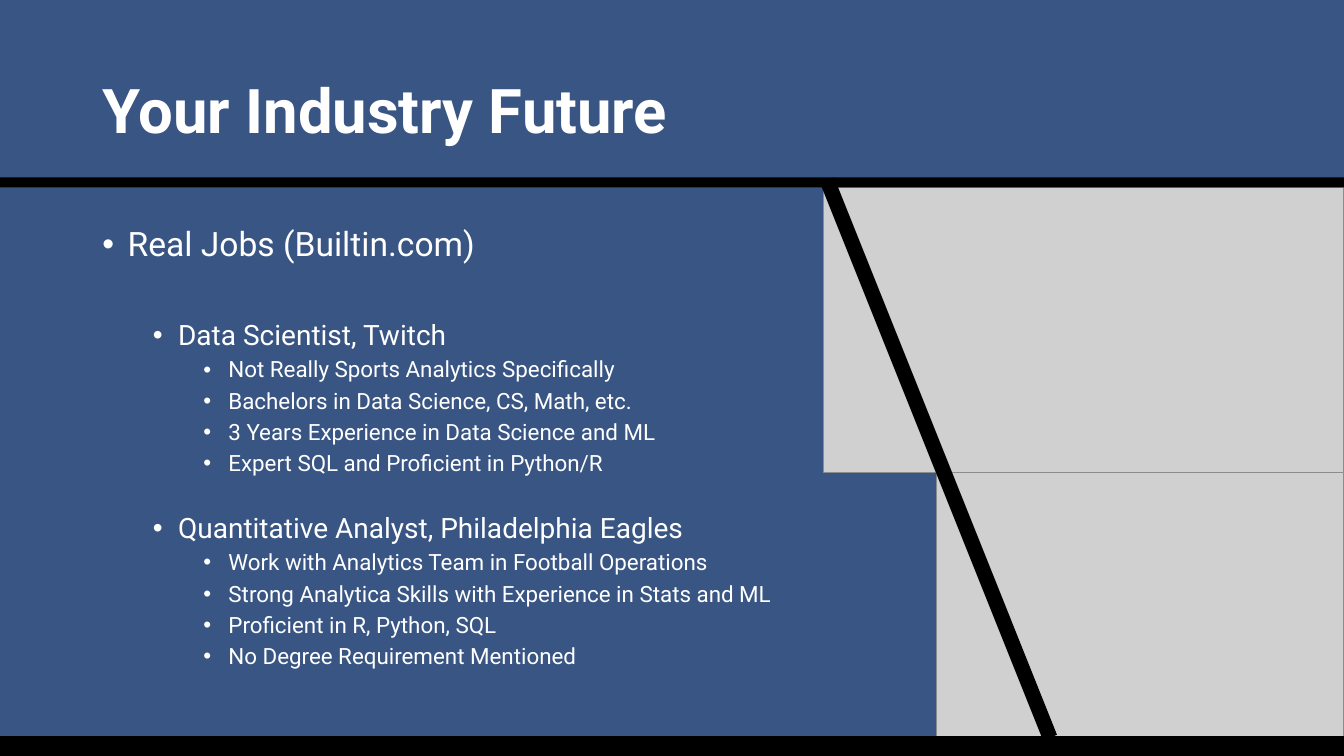
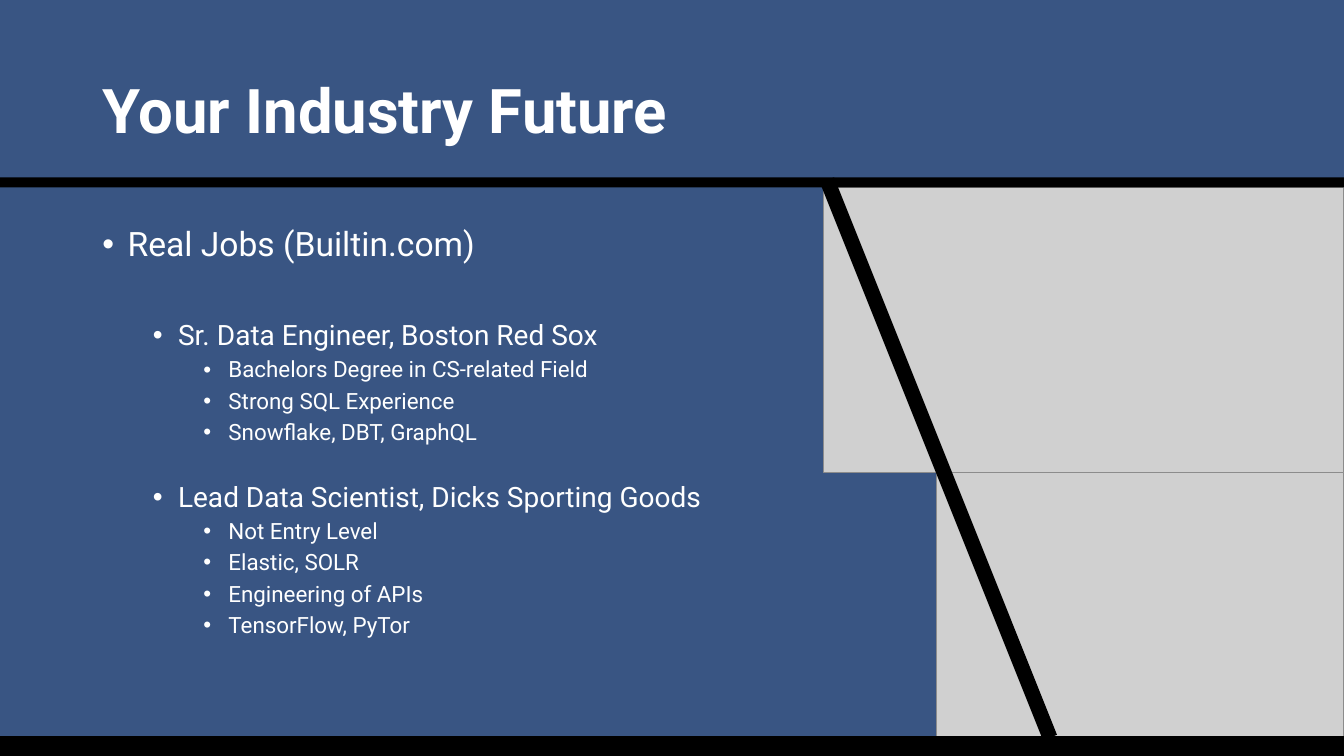
Before and after one commit to SuperMarioGiacomazzo/STOR538_WEBSITE, a slide deck: slide 20 of Slides/Sports Analytics 3/Sports_Analytics_3_Lecture.pptx. Drawn at 1344x756 pixels with LibreOffice and Linux fonts; fonts in the diff are those of the drawing; grey boxes stand for pictures. Boxes give left, top, right and bottom in pixels: in the first picture for what was removed or moved away, otherwise in the second. Text is boxed around its words. In the diff, an @@ line names an element or a change of style, - is before the commit and + after.

```diff
--- a/Slides/Sports Analytics 3/Sports_Analytics_3_Lecture.pptx
+++ b/Slides/Sports Analytics 3/Sports_Analytics_3_Lecture.pptx
@@ text at (178,324,701,638): text changed @@
-  • Data Scientist, Twitch
-    • Not Really Sports Analytics Specifically
-    • Bachelors in Data Science, CS, Math, etc.
-    • 3 Years Experience in Data Science and ML
-    • Expert SQL and Proficient in Python/R
-  • Quantitative Analyst, Philadelphia Eagles
-    • Work with Analytics Team in Football Operations
-    • Strong Analytica Skills with Experience in Stats and ML
-    • Proficient in R, Python, SQL
-    • No Degree Requirement Mentioned
+  • Sr. Data Engineer, Boston Red Sox
+    • Bachelors Degree in CS-related Field
+    • Strong SQL Experience
+    • Snowflake, DBT, GraphQL
+  • Lead Data Scientist, Dicks Sporting Goods
+    • Not Entry Level
+    • Elastic, SOLR
+    • Engineering of APIs
+    • TensorFlow, PyTor
```
Also in this commit, not shown: 8 other slides changed, 1 slide added, 3 other files.
